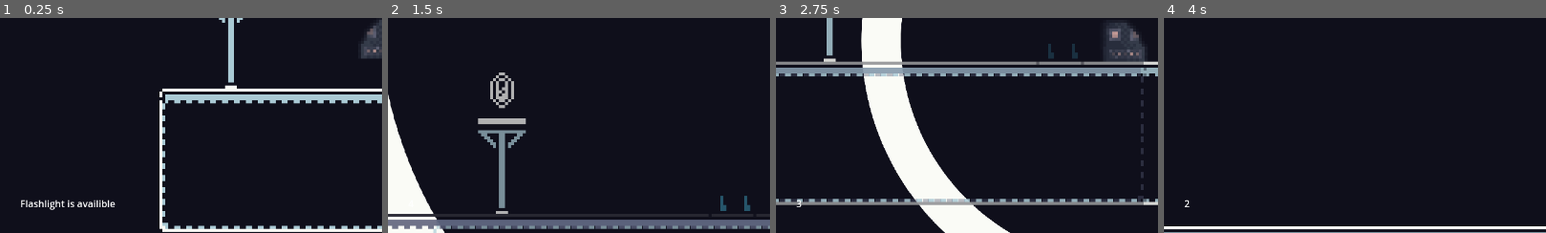
Above: before the commit, frames 1-4 (left to right).
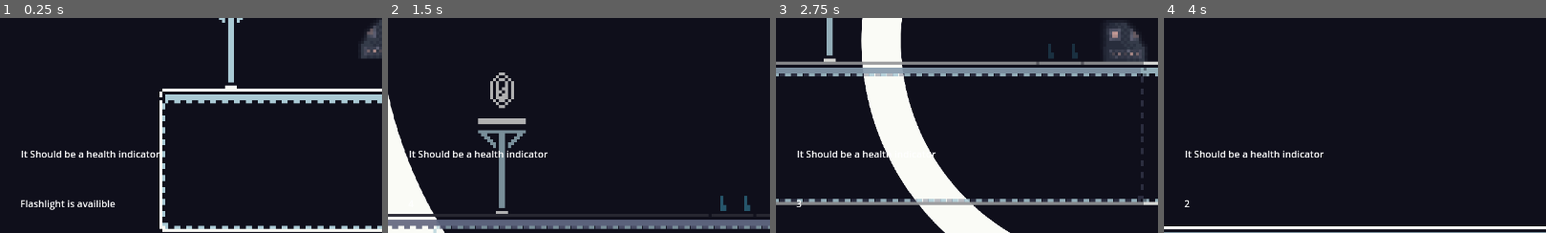
Above: after the commit, the same moments.

Repository: DeltaOmegas/AlphaTest
Game: Godot game, scene res://Levels/Test_level/test_level.tscn
Two runs of this game, one before a commit and one after it. Both use one fixed random seed, a clock stepped at 60 frames per second and the inputs below. This scene is started directly instead of the project's main scene.
Inputs:
- Up to frame 1 (0.25 s): no input
- Up to frame 2 (1.5 s): hold D (right) from 0.53 s (still down); tap Shift (highlight) at 0.6 s; tap Space (jump) at 0.77 s; tap Ctrl (switch_color) at 1.35 s
- Up to frame 3 (2.75 s): tap Space (jump) at 1.52 s; release D (right) at 2.03 s; hold A (left) from 2.03 s (still down); tap Shift (highlight) at 2.1 s
- Up to frame 4 (4 s): release A (left) at 2.78 s; hold D (right) from 2.78 s (still down); tap Ctrl (switch_color) at 2.85 s; tap Space (jump) at 3.02, 3.77 s; tap Shift (highlight) at 3.6 s
The pictures show only the part of the screen within x 0-50%, y 50-100%; the shares and areas given below are measured in that part.

The runs differ from the first frame. In frame 1, 0.7% of the frame differs, in the area x 5-42%, y 61-65%; in frame 2, 0.7%; in frame 3, 0.4%; in frame 4, 0.7%.

Commit message:
minor changes

Diff:
--- a/Objects/UI/UI.tscn
+++ b/Objects/UI/UI.tscn
@@ -10,4 +10,11 @@
 offset_top = 659.0
 offset_right = 242.0
 offset_bottom = 692.0
-text = "It shoul be a bullet counter"
+text = "It should be a flashlight timer"
+
+[node name="Health_indicator" type="Label" parent="."]
+offset_left = 35.0
+offset_top = 576.0
+offset_right = 268.0
+offset_bottom = 599.0
+text = "It Should be a health indicator"
--- a/Scripts/Enemy.gd
+++ b/Scripts/Enemy.gd
@@ -24,10 +24,8 @@
 	#not requred anymore, but just in case
 
 	if is_on_wall(): #and not hold[0]:
-		print('collision')
 		base_velocity *= -1
 		hold = [true, 0]
-
 	velocity.x = base_velocity
 	move_and_slide()
 
--- a/Scripts/UI.gd
+++ b/Scripts/UI.gd
@@ -1,6 +1,12 @@
 extends CanvasLayer
 
+#func _ready():
+#	$Flashlight_Timer.visible(true)
+#	$Health_indicator.visible(true)
 
 
 func update_timer(time:String):
 	$Flashlight_Timer.set_text(time)
+
+func update_health(health: int):
+	$Health_indicator.set_text(health)
